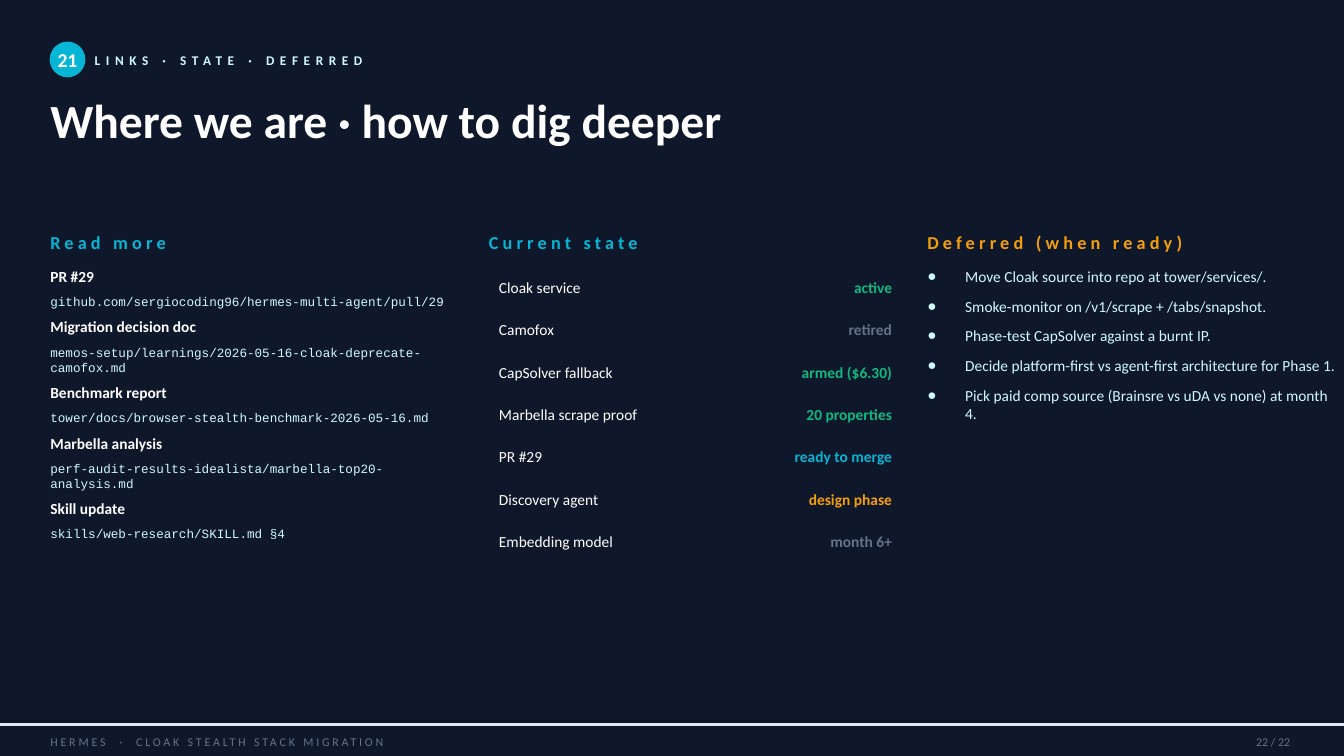
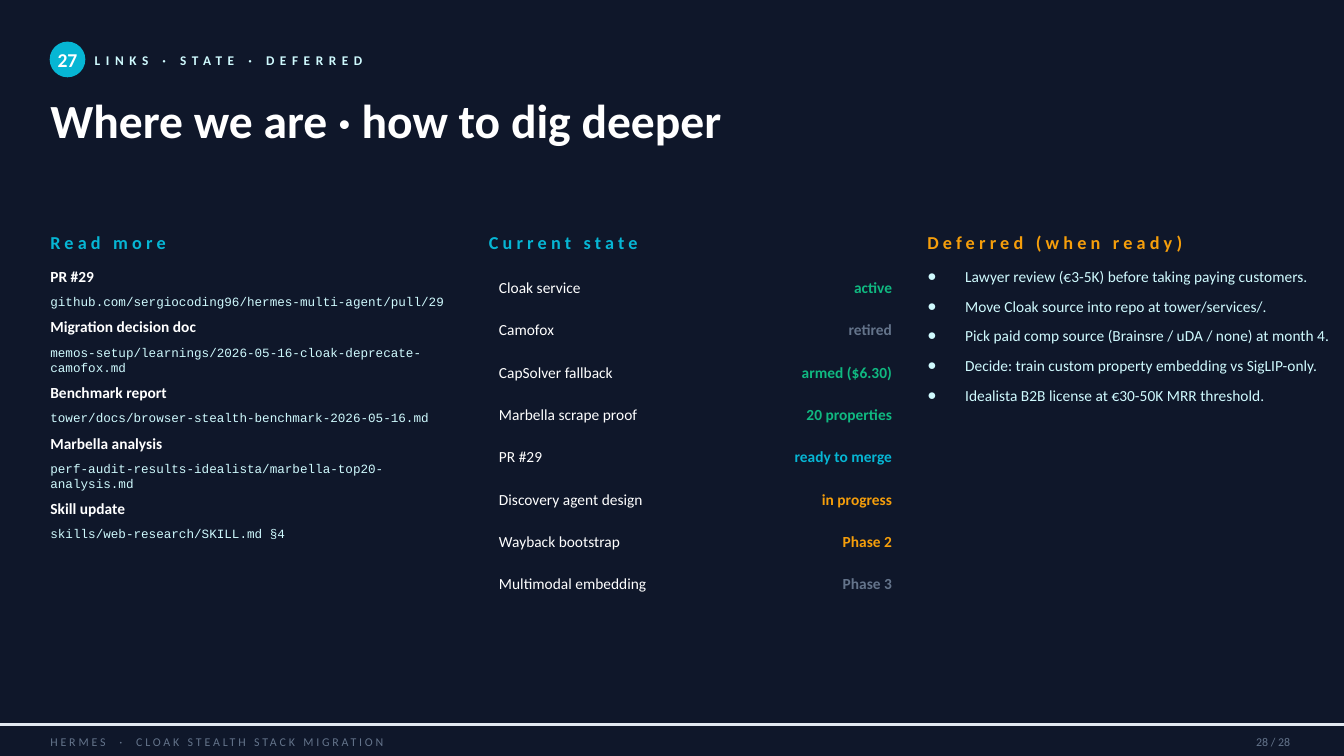
Before and after one commit to sergiocoding96/hermes-multi-agent, a slide deck: slide 28 of tower/docs/cloak-migration-brief-2026-05-17.pptx (slide 22 before the commit). Drawn at 1344x756 pixels with LibreOffice and Linux fonts; fonts in the diff are those of the drawing. Boxes give left, top, right and bottom in pixels: in the first picture for what was removed or moved away, otherwise in the second. Text is boxed around its words. In the diff, an @@ line names an element or a change of style, - is before the commit and + after.

```diff
--- a/tower/docs/cloak-migration-brief-2026-05-17.pptx
+++ b/tower/docs/cloak-migration-brief-2026-05-17.pptx
@@ text at <box>58,54,78,67</box>: text changed @@
-21
+27
@@ table at <box>489,267,902,701</box> @@
-row 6: Discovery agent | design phase
-row 7: Embedding model | month 6+
+row 6: Discovery agent design | in progress
+row 7: Wayback bootstrap | Phase 2
+row 8: Multimodal embedding | Phase 3
@@ text at <box>965,271,1308,285</box>: paragraph added @@
+● Lawyer review (€3-5K) before taking paying customers.
@@ text at <box>965,330,1329,401</box>: text changed @@
-● Smoke-monitor on /v1/scrape + /tabs/snapshot.
-● Phase-test CapSolver against a burnt IP.
-● Decide platform-first vs agent-first architecture for Phase 1.
-● Pick paid comp source (Brainsre vs uDA vs none) at month 4.
+● Pick paid comp source (Brainsre / uDA / none) at month 4.
+● Decide: train custom property embedding vs SigLIP-only.
+● Idealista B2B license at €30-50K MRR threshold.
@@ text at <box>1256,738,1290,746</box>: text changed @@
-22 / 22
+28 / 28
```
Also in this commit, not shown: 20 other slides changed, 6 slides added, 1 other file.
